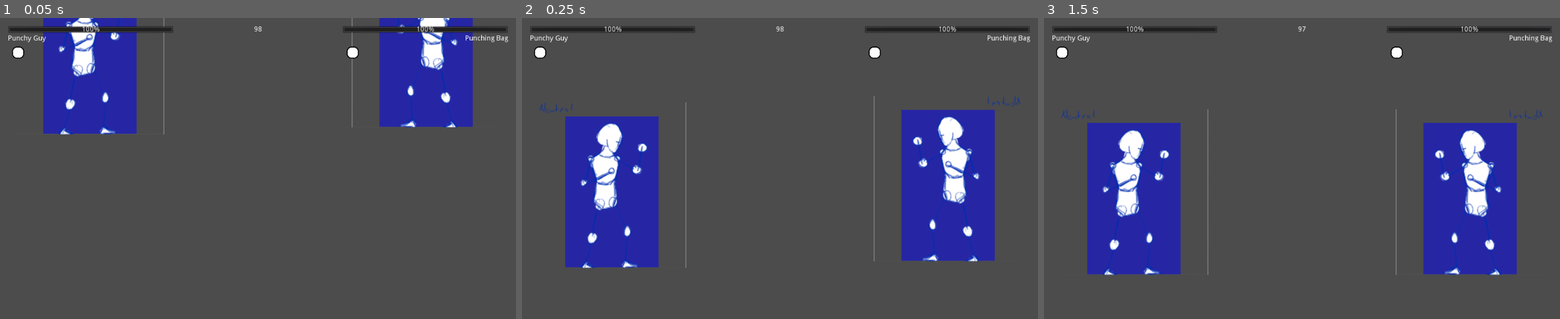
Above: before the commit, frames 1-3 (left to right).
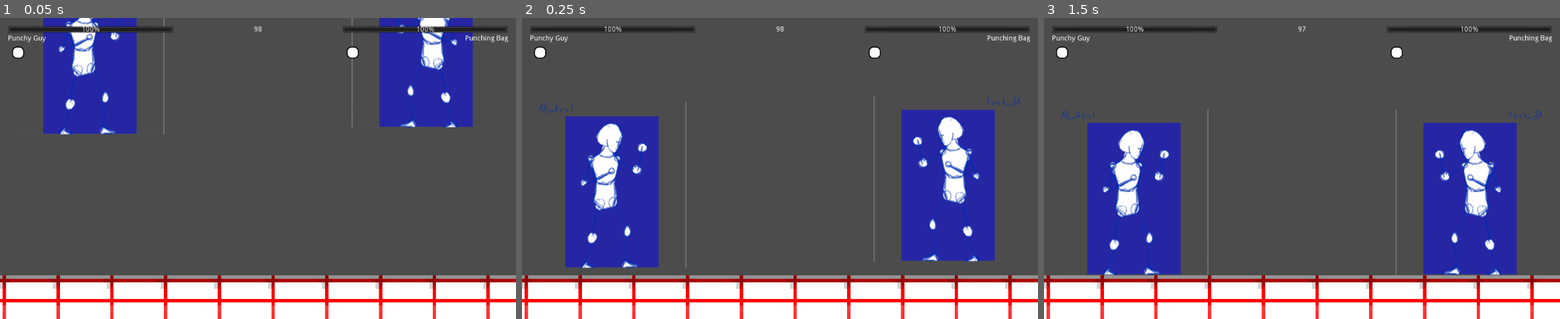
Above: after the commit, the same moments.

Repository: PistolRcks/flfa-project
Game: Godot game, scene res://level/basic_arena/TestingArena.tscn
Two runs of this game, one before a commit and one after it. Both use one fixed random seed, a clock stepped at 60 frames per second and the inputs below.
Inputs:
- Up to frame 1 (0.05 s): no input
- Up to frame 2 (0.25 s): no input
- Up to frame 3 (1.5 s): tap Enter at 1.25 s

The runs differ from the first frame. In frame 1, 15% of the frame differs, in the area x 0-100%, y 85-100%; in frame 2, 15%; in frame 3, 15%.

Commit message:
Added a floor

Diff:
--- a/entity/Entity.gd
+++ b/entity/Entity.gd
@@ -78,6 +78,7 @@
 	if current_health <= 0:
 		dead = true
 		inactionable = true
+		visible = false
 
 	velocity += momentum
 	# Apply momentum
--- a/entity/PlayerEntity.gd
+++ b/entity/PlayerEntity.gd
@@ -44,7 +44,7 @@
 			blocking = false
 
 		# Jump
-		if not in_air and up:
+		if is_on_floor() and up:
 			momentum += Vector2(0, -jump_strength)
 
 	# Stop when we're not inputting
--- a/level/basic_arena/TestingArena.tscn
+++ b/level/basic_arena/TestingArena.tscn
@@ -1,8 +1,9 @@
-[gd_scene load_steps=7 format=2]
+[gd_scene load_steps=9 format=2]
 
 [ext_resource path="res://entity/fighters/punchy_guy/PunchyGuy.tscn" type="PackedScene" id=1]
 [ext_resource path="res://ui/CombatUI.tscn" type="PackedScene" id=2]
 [ext_resource path="res://level/Arena.gd" type="Script" id=3]
+[ext_resource path="res://level/basic_arena/res/tile.png" type="Texture" id=4]
 
 [sub_resource type="RectangleShape2D" id=1]
 extents = Vector2( 256, 10 )
@@ -12,6 +13,22 @@
 
 [sub_resource type="RectangleShape2D" id=3]
 extents = Vector2( 10, 128 )
+
+[sub_resource type="TileSet" id=4]
+0/name = "tile.png 0"
+0/texture = ExtResource( 4 )
+0/tex_offset = Vector2( 0, 0 )
+0/modulate = Color( 1, 1, 1, 1 )
+0/region = Rect2( 0, 0, 16, 16 )
+0/tile_mode = 0
+0/occluder_offset = Vector2( 0, 0 )
+0/navigation_offset = Vector2( 0, 0 )
+0/shape_offset = Vector2( 0, 0 )
+0/shape_transform = Transform2D( 1, 0, 0, 1, 0, 0 )
+0/shape_one_way = false
+0/shape_one_way_margin = 0.0
+0/shapes = [  ]
+0/z_index = 0
 
 [node name="TestingArena" type="Node2D"]
 script = ExtResource( 3 )
@@ -52,3 +69,9 @@
 position = Vector2( 46, -54 )
 player_number = 2
 full_name = "Punching Bag"
+
+[node name="Floor" type="TileMap" parent="."]
+tile_set = SubResource( 4 )
+cell_size = Vector2( 16, 16 )
+format = 1
+tile_data = PoolIntArray( 65513, 0, 0, 65514, 0, 0, 65515, 0, 0, 65516, 0, 0, 65517, 0, 0, 65518, 0, 0, 65519, 0, 0, 65520, 0, 0, 65521, 0, 0, 65522, 0, 0, 65523, 0, 0, 65524, 0, 0, 65525, 0, 0, 65526, 0, 0, 65527, 0, 0, 65528, 0, 0, 65529, 0, 0, 65530, 0, 0, 65531, 0, 0, 65532, 0, 0, 65533, 0, 0, 65534, 0, 0, 65535, 0, 0, 0, 0, 0, 1, 0, 0, 2, 0, 0, 3, 0, 0, 4, 0, 0, 5, 0, 0, 6, 0, 0, 7, 0, 0, 8, 0, 0, 9, 0, 0, 10, 0, 0, 11, 0, 0, 12, 0, 0, 13, 0, 0, 14, 0, 0, 15, 0, 0, 16, 0, 0, 17, 0, 0, 18, 0, 0, 19, 0, 0, 20, 0, 0, 21, 0, 0, 22, 0, 0 )
Binary file added: level/basic_arena/res/tile.png
Not shown, added: level/basic_arena/res/tile.png.import
